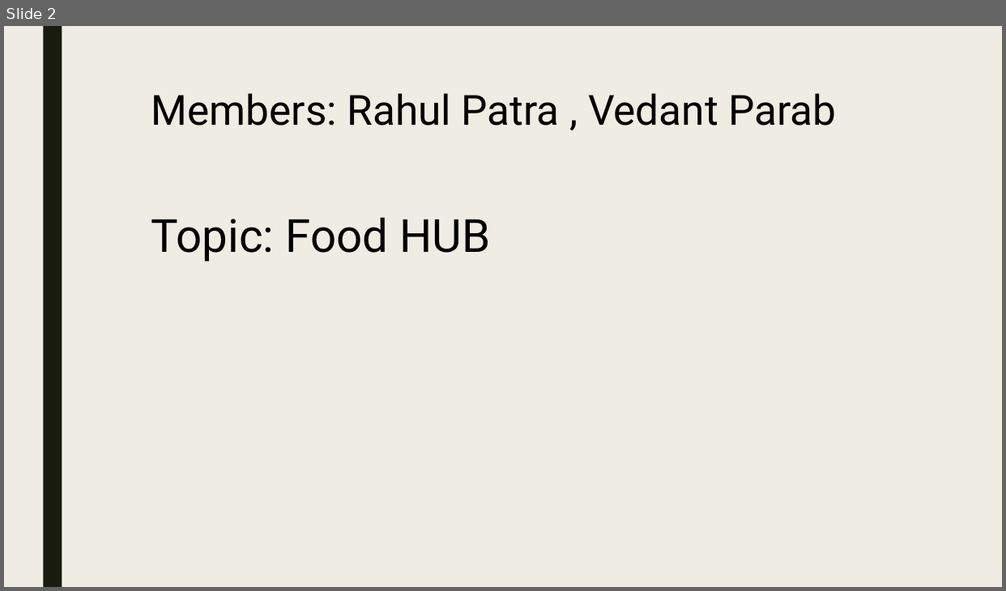
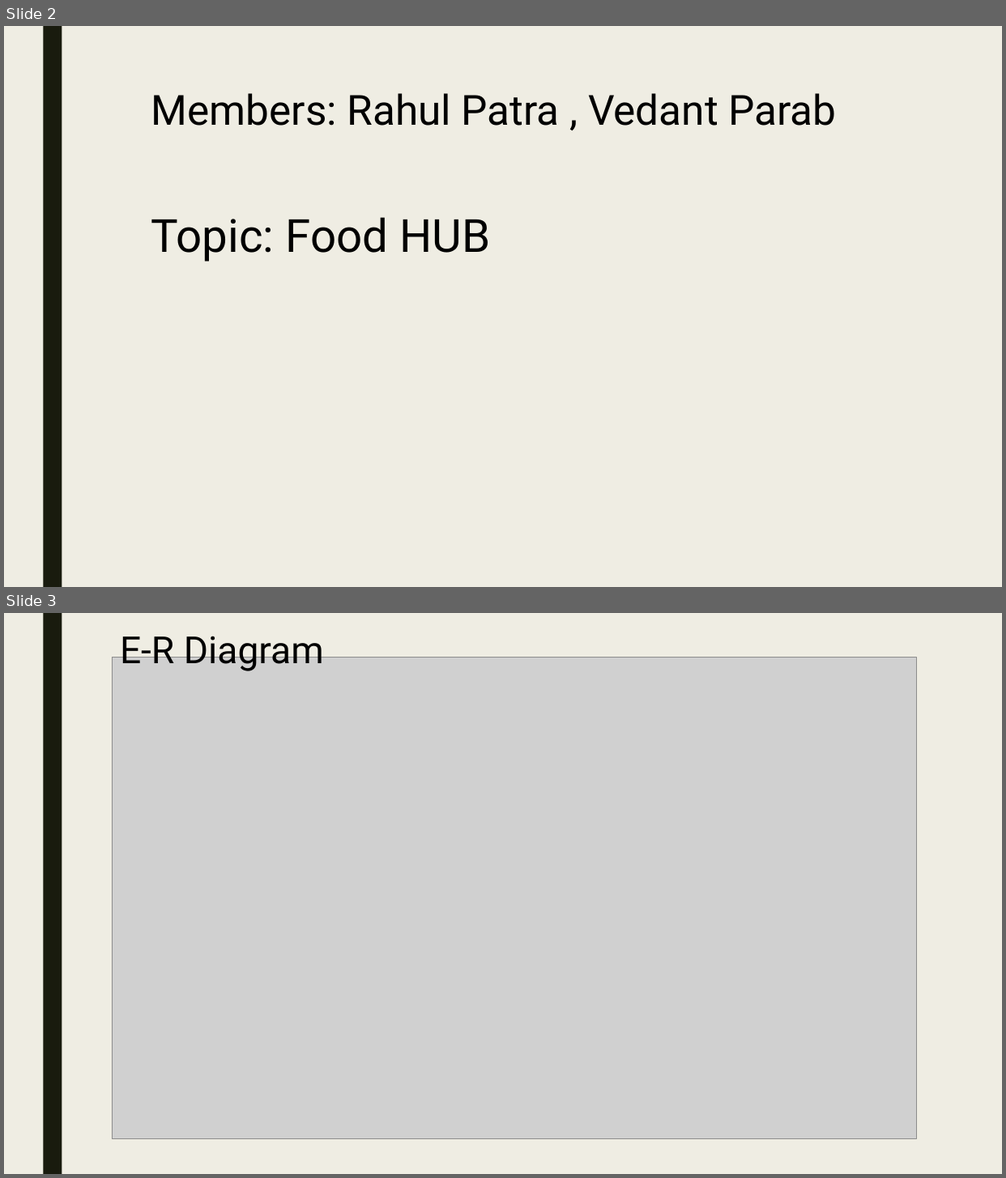
Before and after one commit to foodhub01/Food_Hub, a slide deck: presentation.pptx. Shown one above the other, each under a label of ours: slide 2 before the commit, slides 2 and 3 after it. The pictures are 1006x591 and 1006x1178 pixels, drawn with LibreOffice and Linux fonts; fonts in the diff are those of the drawing; grey boxes stand for pictures. Boxes give left, top, right and bottom in pixels: in the first picture for what was removed or moved away, otherwise in the second. Text is boxed around its words. In the diff, an @@ line names an element or a change of style, - is before the commit and + after.

```diff
--- a/presentation.pptx
+++ b/presentation.pptx
@@ slide 3 added at <box>4,613,1002,1174</box>, background #EFEDE3; not listed: 1 template element that a slide beside it also shows @@
@@ text added at <box>120,636,324,671</box>, 36 pt, text #000000 @@
+E-R Diagram
@@ picture added at <box>113,658,917,1139</box> @@
```
Also in this commit, not shown: 3 other slides added, 4 slides removed.
